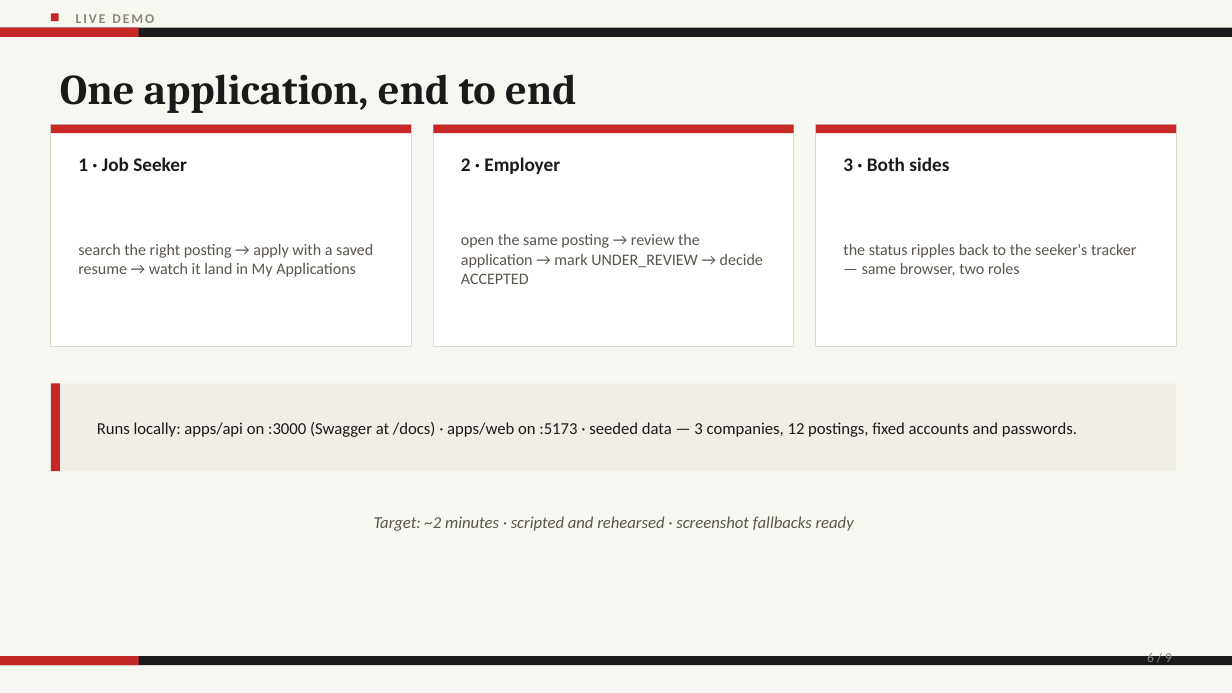
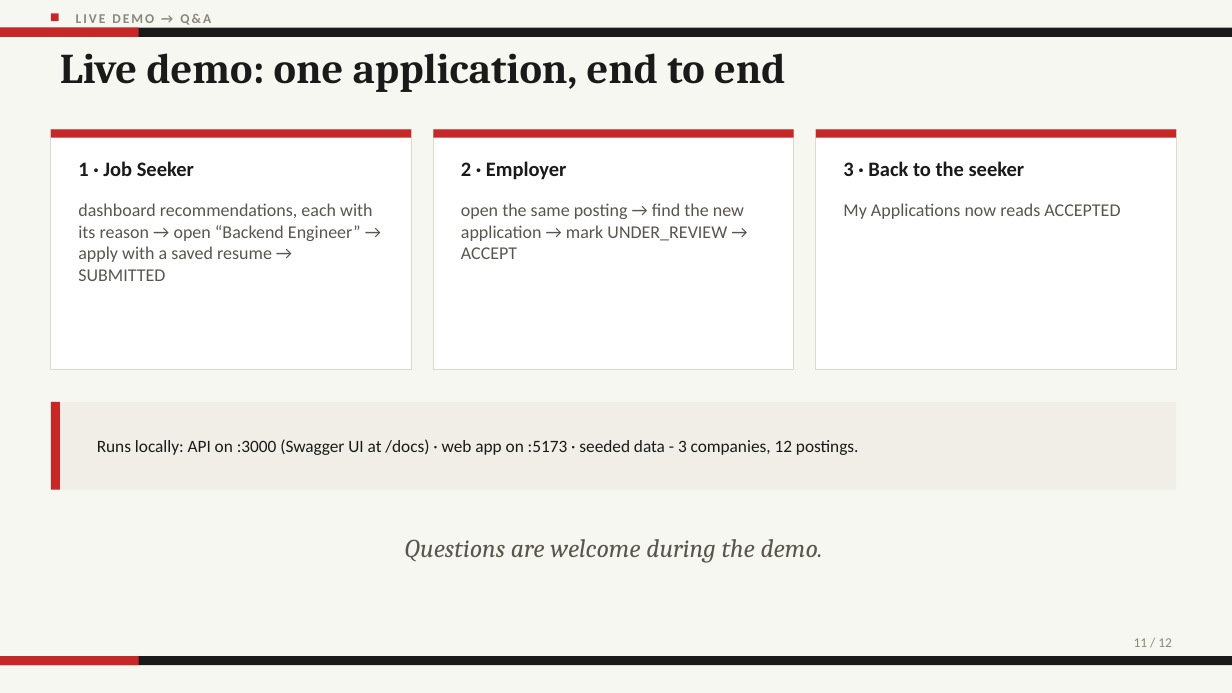
Before and after one commit to SiPhung953/Bachelor-Thesis-Report, a slide deck: slide 11 of presentation/defense-deck.pptx (slide 6 before the commit). Drawn at 1232x693 pixels with LibreOffice and Linux fonts; fonts in the diff are those of the drawing. Boxes give left, top, right and bottom in pixels: in the first picture for what was removed or moved away, otherwise in the second. Text is boxed around its words. In the diff, an @@ line names an element or a change of style, - is before the commit and + after.

Commit message:
Presentation: update defense deck, demo scripts and speech

```diff
--- a/presentation/defense-deck.pptx
+++ b/presentation/defense-deck.pptx
@@ text at bbox=[76, 14, 211, 25]: text changed @@
-LIVE DEMO
+LIVE DEMO → Q&A
@@ text at bbox=[60, 53, 785, 92]: text changed @@
-One application, end to end
+Live demo: one application, end to end
@@ rectangle: place and size @@
-rectangle at bbox=[51, 125, 411, 347]
+rectangle at bbox=[51, 129, 411, 370]
@@ rectangle: place and size @@
-rectangle at bbox=[433, 125, 794, 347]
+rectangle at bbox=[433, 129, 794, 370]
@@ 3 rectangles: place and size @@
-3 rectangles at bbox=[51, 125, 1177, 133]
+3 rectangles at bbox=[51, 129, 1177, 138]
@@ rectangle: place and size @@
-rectangle at bbox=[816, 125, 1177, 347]
+rectangle at bbox=[816, 129, 1177, 370]
@@ text "1 · Job Seeker" at bbox=[78, 161, 194, 176]: size 15 to 16 pt @@
@@ text "2 · Employer" at bbox=[461, 161, 567, 180]: size 15 to 16 pt @@
@@ text at bbox=[843, 161, 1025, 176]: text changed; size 15 to 16 pt @@
-3 · Both sides
+3 · Back to the seeker
@@ text at bbox=[78, 203, 372, 281]: text changed; size 12.5 to 14 pt @@
-search the right posting → apply with a saved resume → watch it land in My Applications
+dashboard recommendations, each with its reason → open “Backend Engineer” → apply with a saved resume → SUBMITTED
@@ text at bbox=[461, 203, 744, 259]: text changed; size 12.5 to 14 pt @@
-open the same posting → review the application → mark UNDER_REVIEW → decide ACCEPTED
+open the same posting → find the new application → mark UNDER_REVIEW → ACCEPT
@@ vertical alignment middle to top in 3 elements at bbox=[461, 203, 744, 259], bbox=[78, 203, 372, 281], bbox=[843, 203, 1120, 219] @@
@@ text at bbox=[843, 203, 1120, 219]: text changed; size 12.5 to 14 pt @@
-the status ripples back to the seeker's tracker — same browser, two roles
+My Applications now reads ACCEPTED
@@ rectangle: place and size @@
-rectangle at bbox=[51, 384, 1177, 471]
+rectangle at bbox=[51, 402, 1177, 490]
@@ rectangle: place and size @@
-rectangle at bbox=[51, 384, 60, 471]
+rectangle at bbox=[51, 402, 60, 490]
@@ text at bbox=[97, 439, 859, 455]: text changed; size 13 to 13.5 pt @@
-Runs locally: apps/api on :3000 (Swagger at /docs) · apps/web on :5173 · seeded data — 3 companies, 12 postings, fixed accounts and passwords.
+Runs locally: API on :3000 (Swagger UI at /docs) · web app on :5173 · seeded data - 3 companies, 12 postings.
@@ text at bbox=[404, 539, 823, 563]: text changed; size 13 to 20 pt; font Calibri to Cambria @@
-Target: ~2 minutes · scripted and rehearsed · screenshot fallbacks ready
+Questions are welcome during the demo.
@@ text at bbox=[1134, 638, 1172, 647]: text changed @@
-6 / 9
+11 / 12
```
Also in this commit, not shown: 4 other slides changed, 21 slides added, 4 slides removed, 7 other files.
